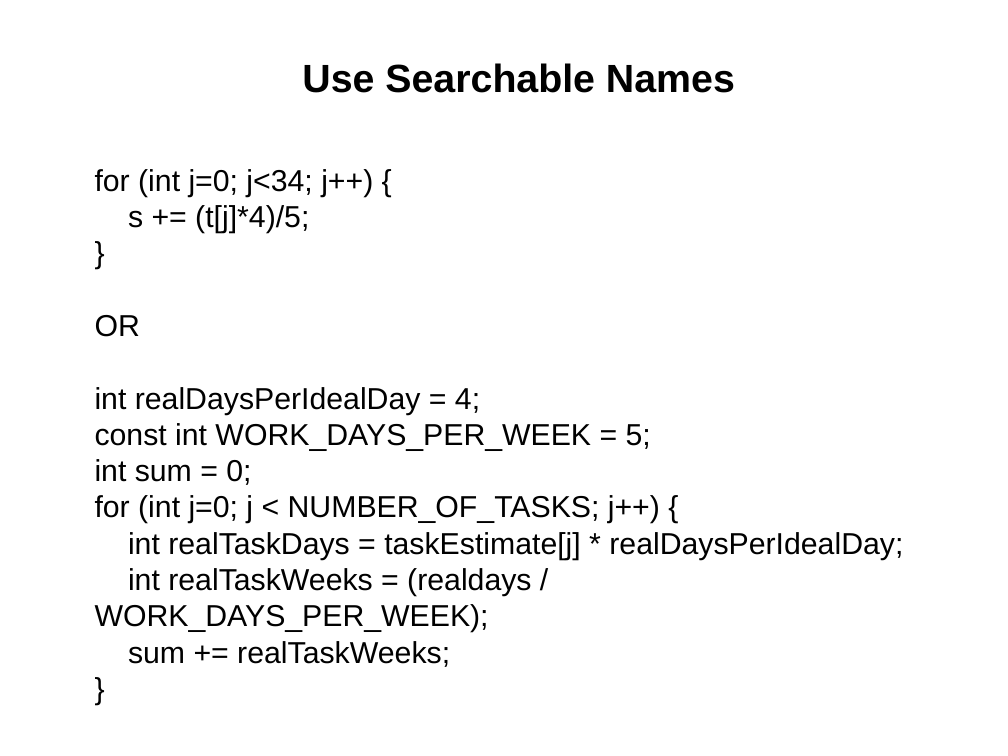
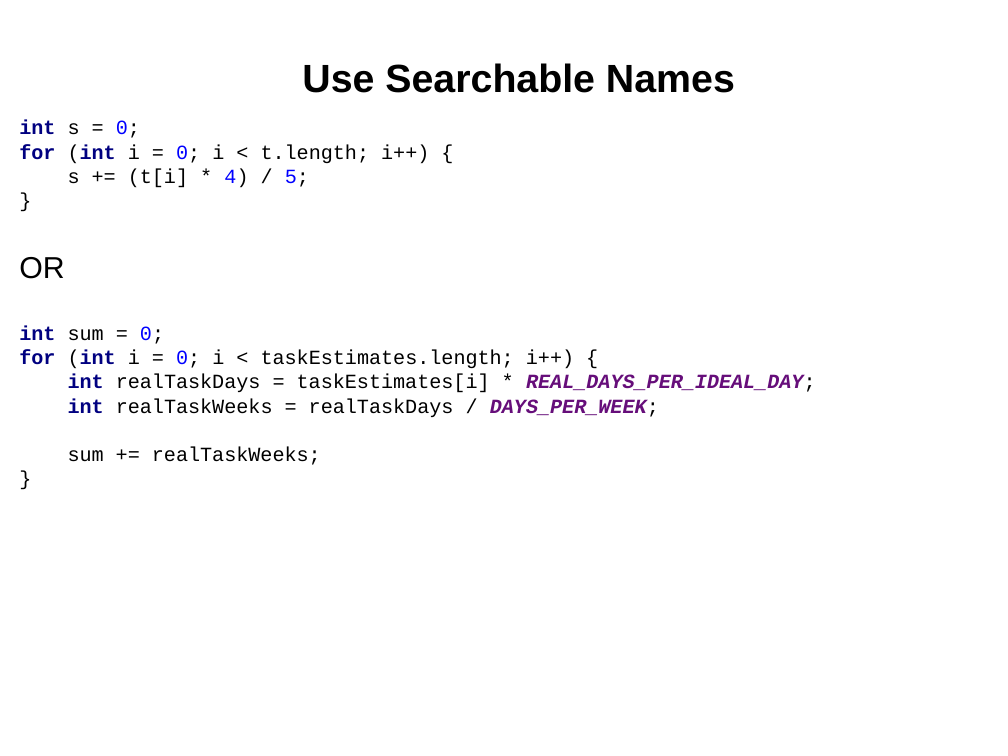
Before and after one commit to cvmocanu/clean-code-presentation, a slide deck: slide 26 of Clean Code.pptx (slide 19 before the commit). Drawn at 1008x756 pixels with LibreOffice and Linux fonts; fonts in the diff are those of the drawing. Boxes give left, top, right and bottom in pixels: in the first picture for what was removed or moved away, otherwise in the second. Text is boxed around its words. In the diff, an @@ line names an element or a change of style, - is before the commit and + after.

```diff
--- a/Clean Code.pptx
+++ b/Clean Code.pptx
@@ text "int s = 0; for ...": place and size @@
-text "int s = 0; for ..." at bbox=[95, 169, 903, 667]
+text "int s = 0; for ..." at bbox=[19, 120, 816, 465]
@@ text at bbox=[19, 120, 429, 188]: text changed; size 24 to 16 pt; font Arial to Courier New @@
-for (int j=0; j<34; j++) {
-s += (t[j]*4)/5;
-}
+int s = 0;
+for (int i = 0; i < t.length; i++) {
+s += (t[i] * 4) / 5;
+}
@@ text at bbox=[19, 326, 816, 465]: text changed; size 24 to 16 pt; font Arial to Courier New @@
-int realDaysPerIdealDay = 4;
-const int WORK_DAYS_PER_WEEK = 5;
-int sum = 0;
-for (int j=0; j < NUMBER_OF_TASKS; j++) {
-int realTaskDays = taskEstimate[j] * realDaysPerIdealDay;
-int realTaskWeeks = (realdays / WORK_DAYS_PER_WEEK);
-sum += realTaskWeeks;
-}
+int sum = 0;
+for (int i = 0; i < taskEstimates.length; i++) {
+int realTaskDays = taskEstimates[i] * REAL_DAYS_PER_IDEAL_DAY;
+int realTaskWeeks = realTaskDays / DAYS_PER_WEEK;
+sum += realTaskWeeks;
+}
```
Also in this commit, not shown: 9 other slides changed, 10 slides added.
